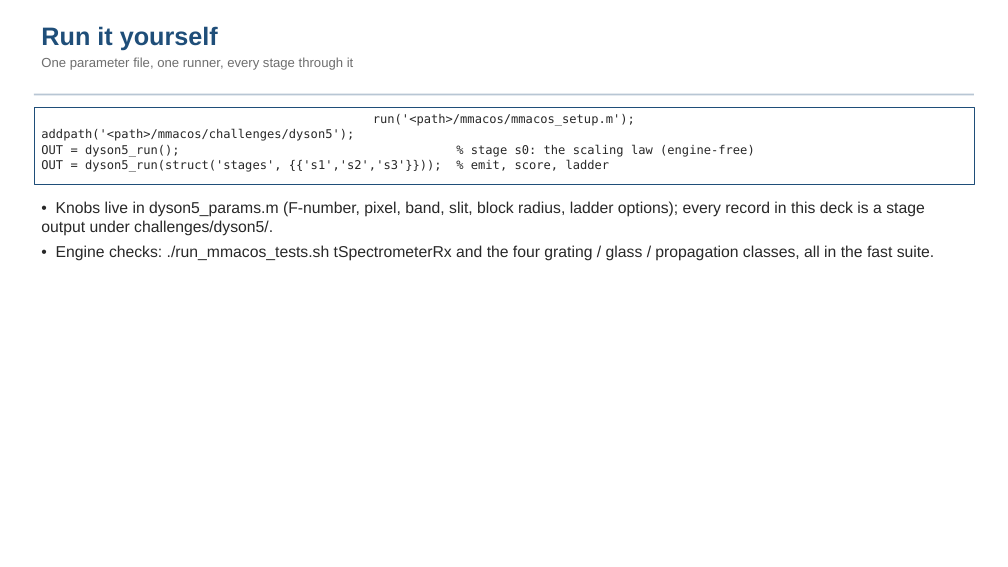
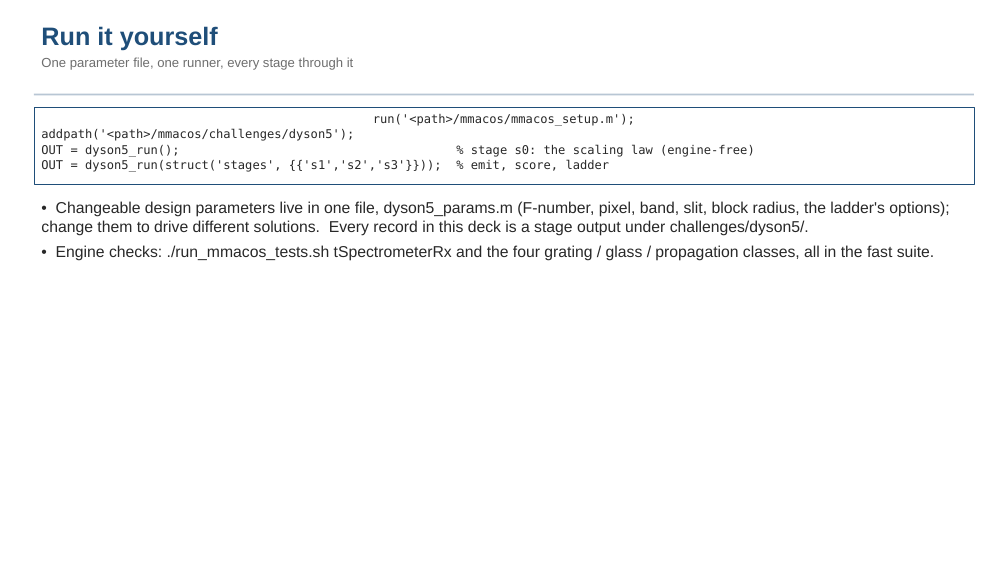
Before and after one commit to nasa-jpl/macos, a slide deck: slide 20 of demo_session/deck_dyson.pptx (slide 19 before the commit). Drawn at 1008x567 pixels with LibreOffice and Linux fonts; fonts in the diff are those of the drawing. Boxes give left, top, right and bottom in pixels: in the first picture for what was removed or moved away, otherwise in the second. Text is boxed around its words. In the diff, an @@ line names an element or a change of style, - is before the commit and + after.

```diff
--- a/demo_session/deck_dyson.pptx
+++ b/demo_session/deck_dyson.pptx
@@ text at box(41, 201, 949, 236): text changed @@
-• Knobs live in dyson5_params.m (F-number, pixel, band, slit, block radius, ladder options); every record in this deck is a stage output under challenges/dyson5/.
+• Changeable design parameters live in one file, dyson5_params.m (F-number, pixel, band, slit, block radius, the ladder's options); change them to drive different solutions. Every record in this deck is a stage output under challenges/dyson5/.
```
Also in this commit, not shown: 7 other slides changed, 3 slides added, 1 slide removed, 3 other files.
